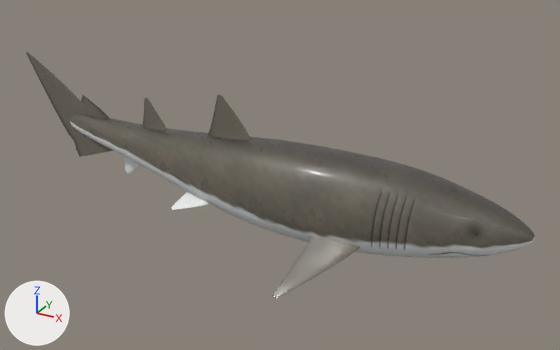
Renders of the glTF model public/models/sand_tiger_shark.glb from each side of a commit.
Rendered twice from a camera (50 mm lens) standing at (1.39, -2.62, 1.31) and looking at (-0.04, -0.01, 0.01). Lighting does not change. The marker at lower left points along +X, +Y and +Z. The first picture is the older version. Where no turn or scale is listed for an object, it has been applied to the vertices. Vertices at exactly the same position are counted once.

The first picture shows 'SandTigerShark_Body', 'SandTigerShark_Fins'.
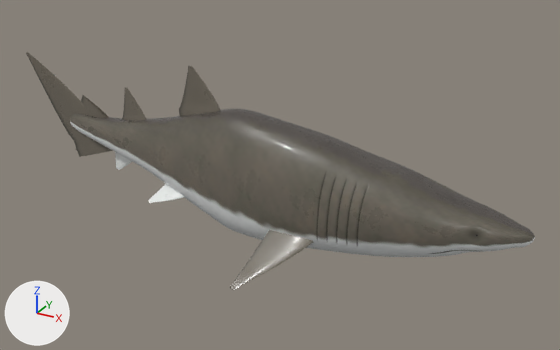
Location of each change, (x1, y1, x2, y2) in pixels of the pictures (560 x 350 px; the box of a moved part takes in the faces that stretch with it):
'SandTigerShark_Body', reshaped, moved
    before: (70, 114, 535, 258)
    after: (70, 109, 535, 257)
'SandTigerShark_Fins', reshaped, moved, rescaled (14% narrower)
    before: (26, 52, 360, 298)
    after: (26, 52, 313, 290)
part 2 of me_sandtigershark_fins, rebuilt
    before: (273, 237, 360, 298)
    after: (230, 230, 313, 290)
part 3 of me_sandtigershark_fins, added
    after: (148, 184, 184, 203)
part 4 of me_sandtigershark_fins, deleted
    before: (171, 192, 209, 210)
part 5 of me_sandtigershark_fins, moved or reshaped
    before: (26, 52, 251, 174)
    after: (26, 52, 220, 170)

The edits, one by one:
me_sandtigershark_body is used by ob_sandtigershark_body; location (-0.123, -0.087, 0.002).
me_sandtigershark_body had 19074 vertices, 38144 faces and spanned x -1.12..1.12, y -0.17..0.17, z -0.19..0.19.
me_sandtigershark_body now has 19074 vertices, 38144 faces and spans x -1.12..1.12, y -0.17..0.17, z -0.27..0.27.
me_sandtigershark_body part 1: 17904 of 19074 vertices moved; they spanned x -1.12..1.12, y -0.17..0.17, z -0.19..0.19 and now span x -1.12..1.12, y -0.17..0.17, z -0.27..0.27; mean shift (0.0, 0.0, -0.02); largest move (-0.07, 0.0, -0.17) -> (-0.07, 0.0, -0.27).
me_sandtigershark_fins is used by ob_sandtigershark_fins; location (-0.537, -0.095, 0.034); scale (0.963, 0.963, 0.963).
me_sandtigershark_fins had 9130 vertices, 18119 faces and spanned x -1.0..1.0, y -0.38..0.38, z -0.32..0.32.
me_sandtigershark_fins now has 9151 vertices, 18187 faces and spans x -1.0..1.0, y -0.42..0.42, z -0.42..0.42.
me_sandtigershark_fins part 2: the loose piece of 1013 vertices spanning x 0.73..1.0, y -0.38..-0.07, z -0.32..-0.08 is rebuilt with 1014 vertices and now spans x 0.7..1.0, y -0.42..-0.08, z -0.42..-0.16.
me_sandtigershark_fins part 3: a new loose piece of 1019 vertices spanning x 0.01..0.25, y -0.1..0.09, z -0.29..-0.14, in mat_fin.
me_sandtigershark_fins part 4: the loose piece of 1014 vertices spanning x 0.07..0.29, y -0.12..0.05, z -0.21..-0.07 is deleted.
me_sandtigershark_fins part 5: 26 vertices moved within x -0.6..0.32, y 0.02..0.14, z -0.14..0.29; 5022 vertices removed from x -1.0..0.43, y -0.01..0.15, z -0.21..0.32; 5031 vertices added at x -1.0..0.41, y 0.01..0.17, z -0.27..0.42.
Other edits to the shape of me_sandtigershark_fins do not show in these pictures.
Object 'SandTigerShark_Body' (ob_sandtigershark_body) moves from (-0.123, -0.087, 0.002) to (-0.123, -0.087, 0.024).
Object 'SandTigerShark_Fins' (ob_sandtigershark_fins) moves from (-0.537, -0.095, 0.034) to (-0.631, -0.096, 0.073).
Object 'SandTigerShark_Fins' (ob_sandtigershark_fins) is rescaled from (0.963, 0.963, 0.963) to (0.869, 0.869, 0.869).
